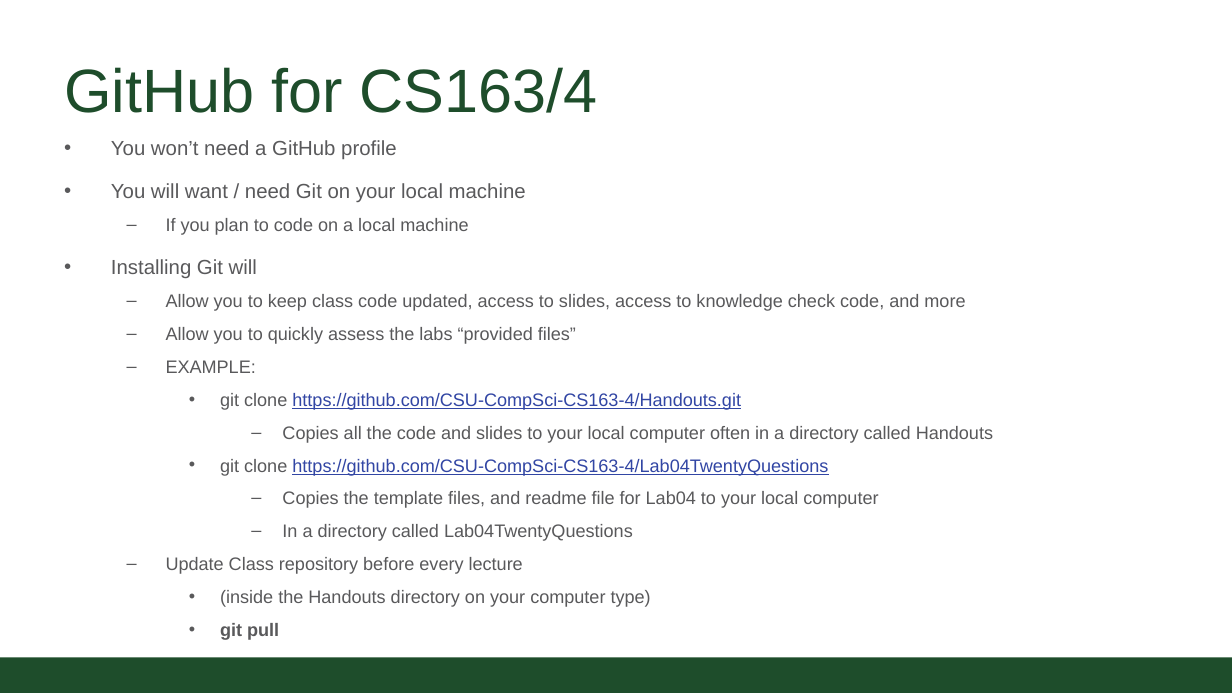
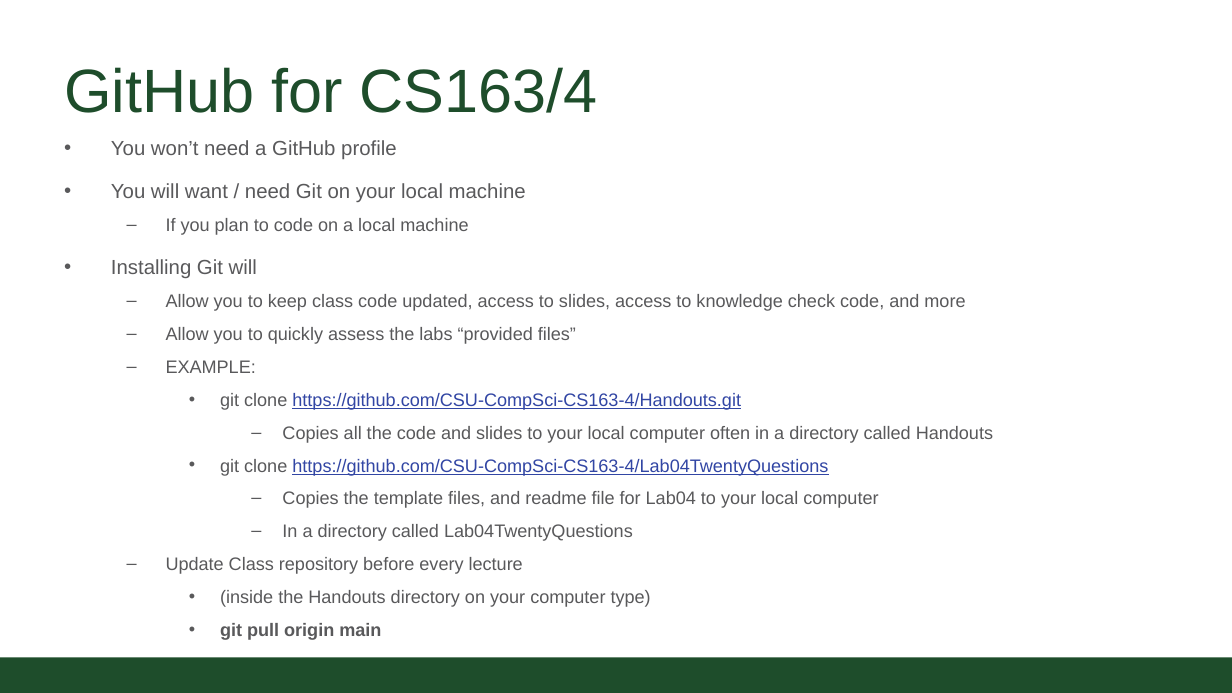
Before and after one commit to CSU-CompSci-CS163-4/Handouts, a slide deck: slide 5 of slides/On-Campus/04_01_GitHub_IDE.pptx. Drawn at 1232x693 pixels with LibreOffice and Linux fonts; fonts in the diff are those of the drawing; background and template pictures are left out. Boxes give left, top, right and bottom in pixels: in the first picture for what was removed or moved away, otherwise in the second. Text is boxed around its words. In the diff, an @@ line names an element or a change of style, - is before the commit and + after.

```diff
--- a/slides/On-Campus/04_01_GitHub_IDE.pptx
+++ b/slides/On-Campus/04_01_GitHub_IDE.pptx
@@ text at (x1=220, y1=623, x2=381, y2=640): text changed @@
-    • git pull
+    • git pull origin main
```
Also in this commit, not shown: 5 other slides changed.
